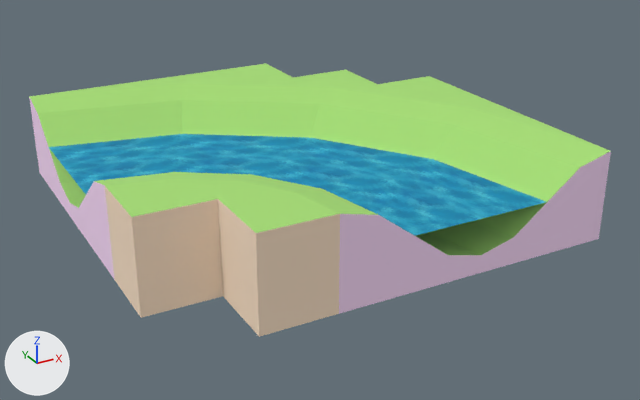
The glTF model assemblies/River_Curve_Narrow_Large_CW.glb as it was, and as the next commit left it.
Rendered twice from a 50 mm lens placed at (-590.0, -1105.0, 524.0), pointed at (-29.0, -86.0, 14.0). Lighting does not change. The marker at lower left points along +X, +Y and +Z. The older version comes first. Where no turn or scale is listed for an object, it has been applied to the vertices. Vertices at exactly the same position are counted once.

Names of what the first picture shows: 'Grass_Hill_Sharp_Curve_Inner_6x6.001', 'Grass_Hill_Sharp_Curve_Outer_4x4.001', 'Terrain_Water_River_Curve_CCW_5x5.001'.
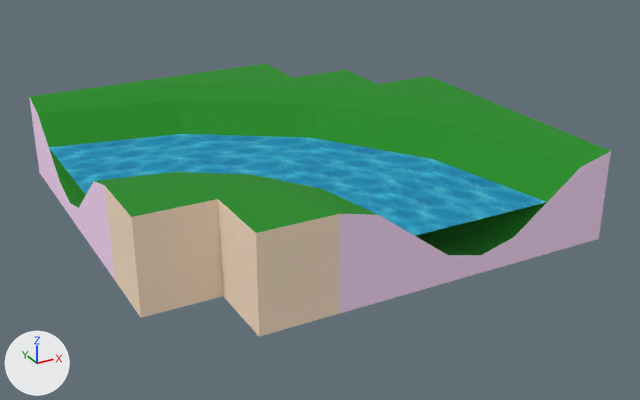
Boxes [x1, y1, x2, y2] around the edits, measured in the pictures (640 x 400 px):
'Grass_Hill_Sharp_Curve_Inner_6x6.001', surface changed (darker): [29, 64, 611, 258] in both
'Grass_Hill_Sharp_Curve_Outer_4x4.001', surface changed (darker): [70, 172, 481, 258] in both
part 1 of me_object556, surface changed (darker): [71, 172, 479, 255] in both
part 2 of me_object585, surface changed (darker): [29, 64, 610, 255] in both

The change, as a list of edits to the scene's bpy script:
```text
Add img_colormap:
    img_colormap = load_image('colormap', '../textures/colormap.png', 512, 512, 'sRGB')
Change mat_grass:
    remove mat_grass.base_color = (0.388, 0.729, 0.18)  # green #a7de76
    add mat_grass.texture = img_colormap
Change me_object556:
    where me_object556.from_pydata(...)  # 33 vertices, 62 faces; spans x -150.0..250.0, y -150.0..250.0, z 0.0..125.0
    used by ob_grass_hill_sharp_curve_outer_4x4_001; location = (-200.0, -200.0, 0.0)
    me_object556 part 1: texture (UV) coordinates of 30 of 62 faces, centred in x -124.0..223.0, y -124.0..214.0, z 29.0..125.0, changed; they spanned u 0.0..1.0, v 0.0..1.0 and now span u 0.28..0.28, v 0.75..0.75
Change me_object585:
    where me_object585.from_pydata(...)  # 37 vertices, 70 faces; spans x -350.0..250.0, y -350.0..250.0, z 0.0..125.0
    used by ob_grass_hill_sharp_curve_inner_6x6_001; location = (0.0, 0.0, 0.0)
    me_object585 part 2: texture (UV) coordinates of 32 of 70 faces, centred in x -293.0..235.0, y -293.0..235.0, z 29.0..125.0, changed; they spanned u 0.0..1.0, v 0.0..1.0 and now span u 0.28..0.28, v 0.75..0.75
```
